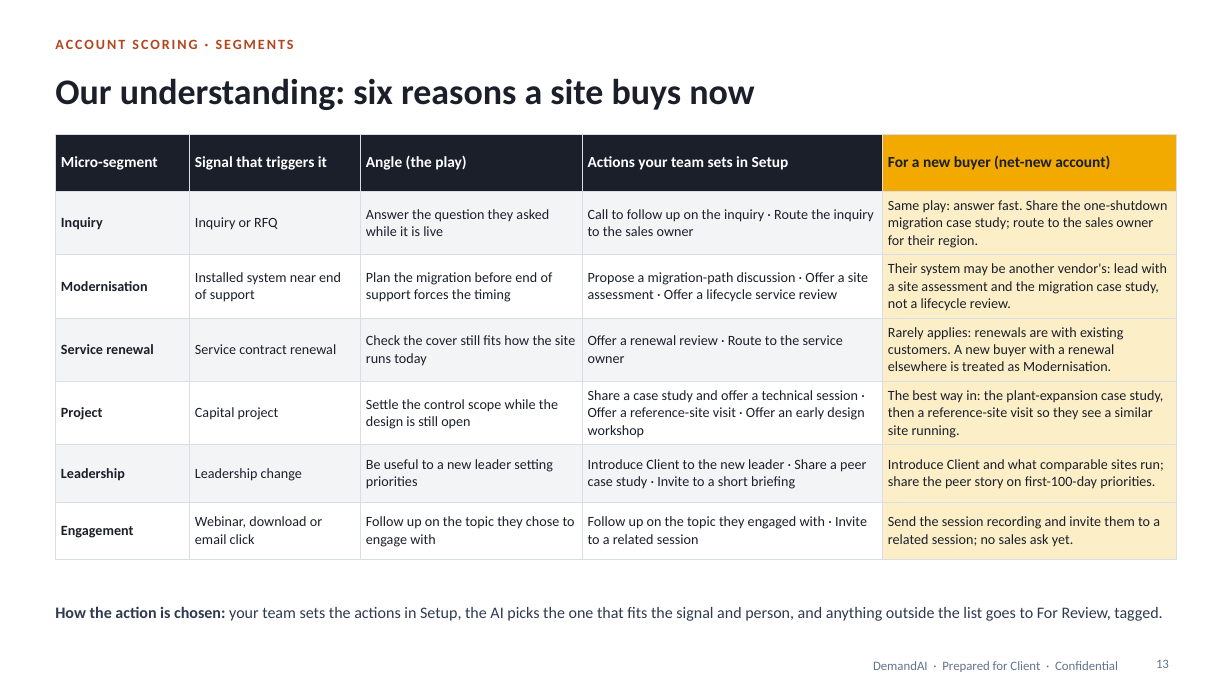
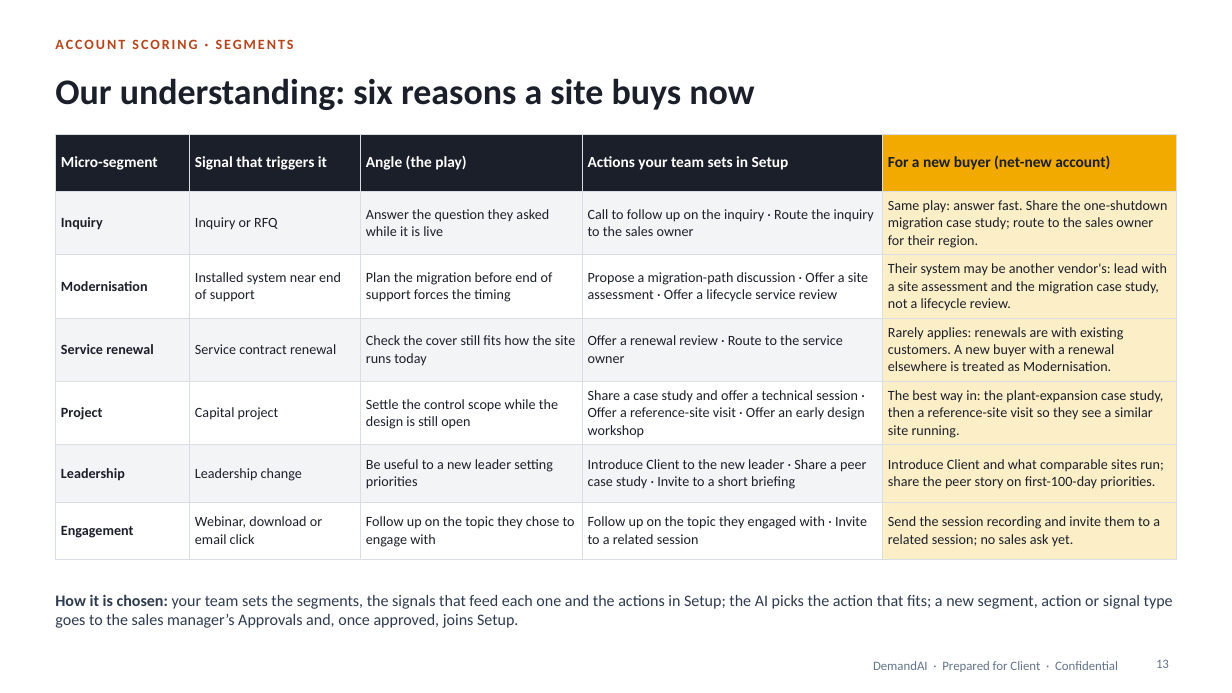
Before and after one commit to shantanusharma-commits/Demand-AI---POC, a slide deck: slide 13 of proposal/DemandAI_Pilot_Proposal.pptx. Drawn at 1232x693 pixels with LibreOffice and Linux fonts; fonts in the diff are those of the drawing. Boxes give left, top, right and bottom in pixels: in the first picture for what was removed or moved away, otherwise in the second. Text is boxed around its words. In the diff, an @@ line names an element or a change of style, - is before the commit and + after.

```diff
--- a/proposal/DemandAI_Pilot_Proposal.pptx
+++ b/proposal/DemandAI_Pilot_Proposal.pptx
@@ text at bbox=[55, 594, 1173, 628]: text changed @@
-How the action is chosen: your team sets the actions in Setup, the AI picks the one that fits the signal and person, and anything outside the list goes to For Review, tagged.
+How it is chosen: your team sets the segments, the signals that feed each one and the actions in Setup; the AI picks the action that fits; a new segment, action or signal type goes to the sales manager’s Approvals and, once approved, joins Setup.
```
Also in this commit, not shown: 11 other slides changed, 1 slide added, 1 other file.
